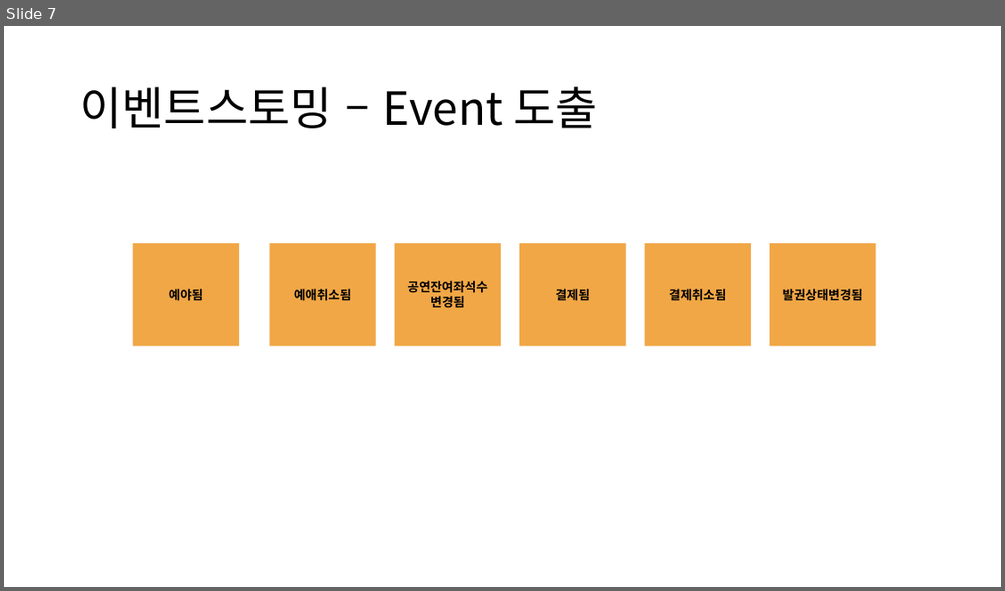
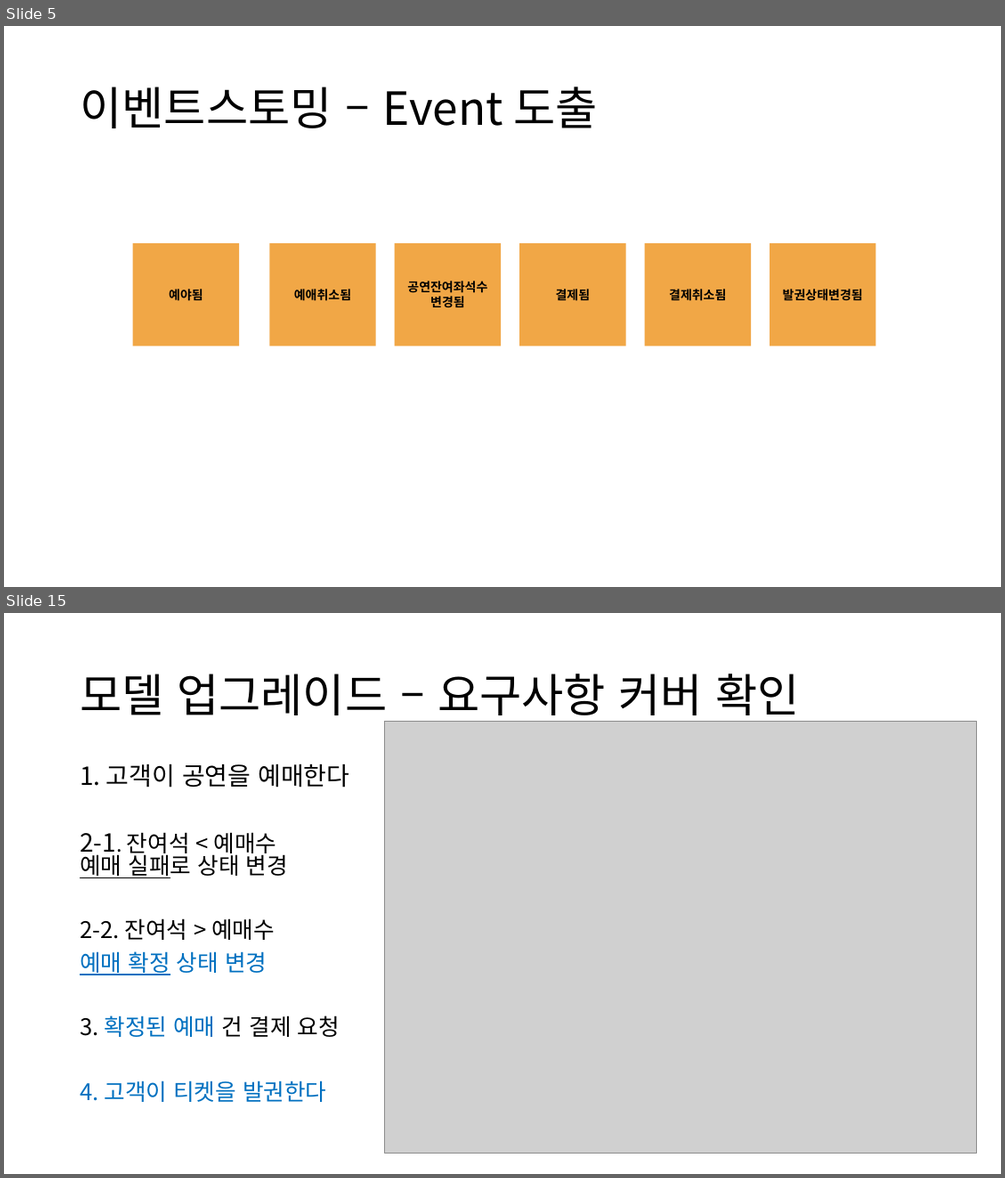
Before and after one commit to rudal13/teamBooking, a slide deck: 실무테스트 sheet.pptx. Shown one above the other, each under a label of ours: slide 7 before the commit, slides 5 and 15 after it; the slides between them are not shown. The pictures are 1005x591 and 1005x1178 pixels, drawn with LibreOffice and Linux fonts; fonts in the diff are those of the drawing; grey boxes stand for pictures. Boxes give left, top, right and bottom in pixels: in the first picture for what was removed or moved away, otherwise in the second. Text is boxed around its words. In the diff, an @@ line names an element or a change of style, - is before the commit and + after.

```diff
--- a/실무테스트 sheet.pptx
+++ b/실무테스트 sheet.pptx
@@ slide 15 added at [4,613,1001,1174], background #FFFFFF @@
@@ title added at [80,674,799,723], 44 pt, text #000000 @@
+모델 업그레이드 – 요구사항 커버 확인
@@ picture added at [385,722,976,1153] @@
@@ text added at [80,763,349,1102], 22 pt, text #000000 @@
+1. 고객이 공연을 예매한다
+2-1. 잔여석 < 예매수
+예매 실패로 상태 변경
+2-2. 잔여석 > 예매수
+예매 확정 상태 변경
+3. 확정된 예매 건 결제 요청
+4. 고객이 티켓을 발권한다
@@ what was slide 7 is now slide 5 @@
```
Also in this commit, not shown: 7 slides changed, 6 other slides added, 16 slides removed.
